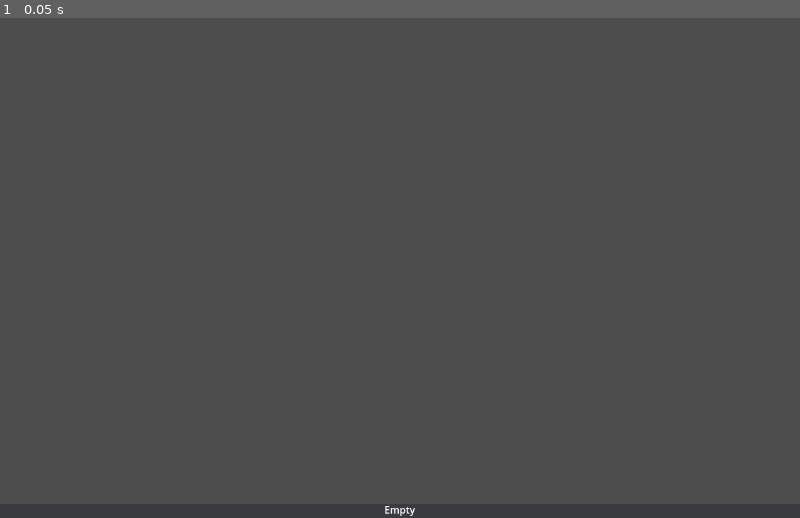
Above: before the commit, frame 1.
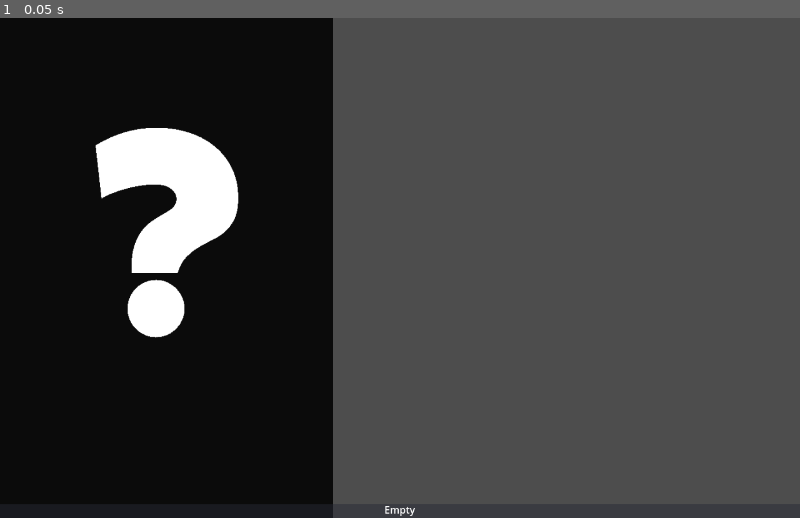
Above: after the commit, the same moment.

Repository: ShadowBlip/OpenGamepadUI
Game: Godot game, scene res://core/ui/components/poster.tscn
Two runs of this game, one before a commit and one after it. Both use one fixed random seed, a clock stepped at 60 frames per second and the inputs below. This scene is started directly instead of the project's main scene.
Inputs:
- Up to frame 1 (0.05 s): no input

The runs differ from the first frame. In frame 1, 42% of the frame differs, in the area x 0-42%, y 0-100%.

Commit message:
Use FlowContainer instead of GridContainer for awesomeness

Diff:
--- a/core/ui/components/poster.gd
+++ b/core/ui/components/poster.gd
@@ -1,7 +1,7 @@
 extends TextureButton
 
 const LAYOUT_LANDSCAPE: Vector2 = Vector2(460, 215)
-const LAYOUT_PORTRAIT: Vector2 = Vector2(600, 900)
+const LAYOUT_PORTRAIT: Vector2 = Vector2(600, 900) / 3
 
 @export_file("*.ogg") var focus_audio = "res://assets/audio/interface/glitch_004.ogg"
 @export_file("*.ogg") var select_audio = "res://assets/audio/interface/select_002.ogg"
--- a/core/ui/components/poster.tscn
+++ b/core/ui/components/poster.tscn
@@ -1,9 +1,10 @@
-[gd_scene load_steps=4 format=3 uid="uid://dy11p1f1avde"]
+[gd_scene load_steps=5 format=3 uid="uid://dy11p1f1avde"]
 
 [ext_resource type="Theme" uid="uid://bko0q7gp1hwjp" path="res://assets/themes/dracula.tres" id="1_ekp4a"]
+[ext_resource type="Texture2D" uid="uid://blc0qyvt1qhci" path="res://assets/images/placeholder-grid-portrait.png" id="2_0ro1r"]
 [ext_resource type="Script" path="res://core/ui/components/poster.gd" id="2_op5nj"]
 
-[sub_resource type="LabelSettings" id="LabelSettings_1rha2"]
+[sub_resource type="LabelSettings" id="LabelSettings_3gc6g"]
 shadow_size = 3
 shadow_offset = Vector2(2, 2)
 
@@ -15,6 +16,7 @@
 grow_horizontal = 2
 grow_vertical = 2
 theme = ExtResource("1_ekp4a")
+texture_normal = ExtResource("2_0ro1r")
 ignore_texture_size = true
 stretch_mode = 4
 script = ExtResource("2_op5nj")
--- a/core/ui/menu/store_menu.gd
+++ b/core/ui/menu/store_menu.gd
@@ -8,7 +8,7 @@
 # Called when the node enters the scene tree for the first time.
 func _ready() -> void:
 	# Clear the template buttons
-	var grid: GridContainer = $StoresContent/GridContainer
+	var grid: HFlowContainer = $StoresContent/ScrollContainer/HFlowContainer
 	for child in grid.get_children():
 		grid.remove_child(child)
 		child.queue_free()
@@ -21,7 +21,7 @@
 
 # When a store is registered, add an entry to the stores menu
 func _on_store_registered(store: Store) -> void:
-	var grid: GridContainer = $StoresContent/GridContainer
+	var grid: HFlowContainer = $StoresContent/ScrollContainer/HFlowContainer
 
 	# Build the poster to display
 	var poster: TextureButton = poster_scene.instantiate()
@@ -43,7 +43,7 @@
 		state_manager.remove_state(StateManager.State.STORE)
 
 	if _current_store == "":
-		var grid: GridContainer = $StoresContent/GridContainer
+		var grid: HFlowContainer = $StoresContent/ScrollContainer/HFlowContainer
 		for child in grid.get_children():
 			child.grab_focus.call_deferred()
 			break
@@ -62,7 +62,7 @@
 
 
 func _on_home_loaded(results: Array):
-	var grid: GridContainer = $HomeContent/GridContainer
+	var grid: HFlowContainer = $HomeContent/ScrollContainer/HFlowContainer
 	for i in results:
 		var item: StoreItem = i
 		print("Got item: ", item.id)
@@ -76,3 +76,8 @@
 		label.text = item.name
 		#poster.pressed.connect(_launch_store.bind(store))
 		grid.add_child(poster)
+
+	# Focus the first item
+	for child in grid.get_children():
+		child.grab_focus.call_deferred()
+		break
--- a/core/ui/menu/store_menu.tscn
+++ b/core/ui/menu/store_menu.tscn
@@ -34,21 +34,29 @@
 theme_override_constants/margin_right = 50
 theme_override_constants/margin_bottom = 50
 
-[node name="GridContainer" type="GridContainer" parent="StoresContent"]
+[node name="ScrollContainer" type="ScrollContainer" parent="StoresContent"]
 layout_mode = 2
 offset_left = 50.0
 offset_top = 50.0
 offset_right = 1230.0
 offset_bottom = 750.0
-theme_override_constants/h_separation = 40
-columns = 2
+follow_focus = true
+horizontal_scroll_mode = 0
 
-[node name="Button" parent="StoresContent/GridContainer" instance=ExtResource("3_rolvk")]
+[node name="HFlowContainer" type="HFlowContainer" parent="StoresContent/ScrollContainer"]
+layout_mode = 2
+offset_right = 1180.0
+offset_bottom = 31.0
+size_flags_horizontal = 3
+theme_override_constants/h_separation = 16
+theme_override_constants/v_separation = 16
+
+[node name="Button" parent="StoresContent/ScrollContainer/HFlowContainer" instance=ExtResource("3_rolvk")]
 layout_mode = 2
 anchors_preset = 0
 anchor_right = 0.0
 anchor_bottom = 0.0
-offset_right = 590.0
+offset_right = 1180.0
 offset_bottom = 31.0
 grow_horizontal = 1
 grow_vertical = 1
@@ -67,10 +75,18 @@
 theme_override_constants/margin_right = 50
 theme_override_constants/margin_bottom = 50
 
-[node name="GridContainer" type="GridContainer" parent="HomeContent"]
+[node name="ScrollContainer" type="ScrollContainer" parent="HomeContent"]
 layout_mode = 2
 offset_left = 50.0
 offset_top = 50.0
 offset_right = 1230.0
 offset_bottom = 750.0
-columns = 8
+follow_focus = true
+horizontal_scroll_mode = 0
+
+[node name="HFlowContainer" type="HFlowContainer" parent="HomeContent/ScrollContainer"]
+layout_mode = 2
+offset_right = 1180.0
+size_flags_horizontal = 3
+theme_override_constants/h_separation = 16
+theme_override_constants/v_separation = 16
--- a/main.tscn
+++ b/main.tscn
@@ -68,8 +68,8 @@
 visible = false
 
 [node name="MainMenuContainer" parent="UIContainer/Content" instance=ExtResource("7_oh5xv")]
-offset_right = 15360.0
-offset_bottom = 8280.0
+offset_right = 16640.0
+offset_bottom = 8970.0
 
 [node name="QuickAccessMenu" parent="UIContainer/Content" instance=ExtResource("9_8xlqm")]
 
Not shown: 1 places in core/ui/components/poster.tscn that only renumber resources
